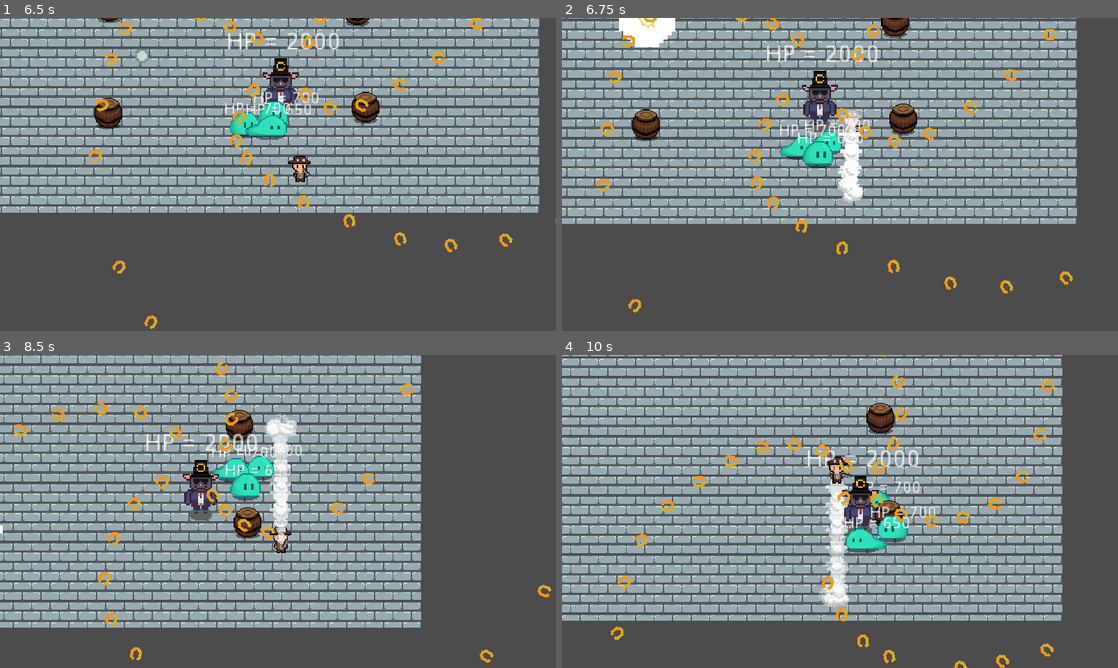
Above: before the commit, frames 1-4 (two rows, left to right).
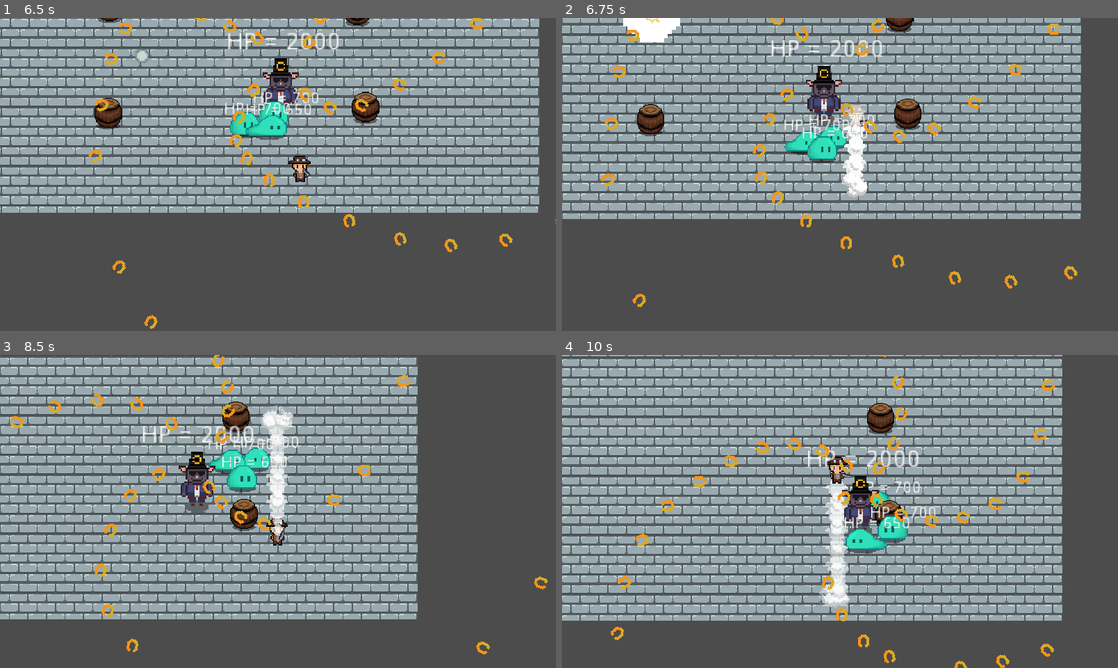
Above: after the commit, the same moments.

Repository: WAIWAI-PARTY/Life-after-people
Game: Godot game, scene res://World.tscn
Two runs of this game, one before a commit and one after it. Both use one fixed random seed, a clock stepped at 60 frames per second and the inputs below.
Inputs (mouse positions are in pixels of both pictures, inside the frame that each line leads up to):
- Up to frame 1 (6.5 s): move the mouse to (400, 158) at 0.52 s; hold D (ui_right) 0.53-1.28 s; tap Space (dash) every 1.5 s from 0.6 to 5.1 s; move the mouse to (166, 190) at 1.27 s; hold S (ui_down) 1.28-2.03 s; click (166, 190) at 1.35 s; move the mouse to (333, 105) at 2.02 s; hold D (ui_right) 2.03-2.78 s; move the mouse to (250, 237) at 2.77 s; hold W (ui_up) 2.78-3.53 s; click (250, 237) at 2.85 s; move the mouse to (444, 221) at 3.52 s; hold A (ui_left) 3.53-5.03 s; move the mouse to (111, 127) at 4.27 s; click (111, 127) at 4.35 s; move the mouse to (305, 174) at 5.02 s; hold S (ui_down) 5.03-5.78 s; move the mouse to (194, 96) at 5.77 s; hold D (ui_right) from 5.78 s (still down); click (194, 96) at 5.85 s
- Up to frame 2 (6.75 s): move the mouse to (962, 158) at 6.52 s; release D (ui_right) at 6.53 s; hold W (ui_up) from 6.53 s (still down); tap Space (dash) at 6.6 s
- Up to frame 3 (8.5 s): move the mouse to (166, 527) at 7.27 s; release W (ui_up) at 7.28 s; hold D (ui_right) 7.28-8.03 s; click (166, 527) at 7.35 s; move the mouse to (333, 442) at 8.02 s; hold S (ui_down) from 8.03 s (still down); tap Space (dash) at 8.1 s
- Up to frame 4 (10 s): move the mouse to (812, 574) at 8.77 s; release S (ui_down) at 8.78 s; hold A (ui_left) 8.78-9.53 s; click (812, 574) at 8.85 s; move the mouse to (1006, 558) at 9.52 s; hold W (ui_up) from 9.53 s (still down); tap Space (dash) at 9.6 s

Frame 1 is identical in both runs. In frame 2, 41% of the frame differs, in the area x 0-94%, y 0-95%; in frame 3, 32%; in frame 4, 7.0%.

Commit message:
camera shaking effect by  stealing

Diff:
--- /dev/null
+++ b/Camera2D.gd
@@ -0,0 +1,55 @@
+extends Camera2D
+
+var _duration = 0.0
+var _period_in_ms = 0.0
+var _amplitude = 0.0
+var _timer = 0.0
+var _last_shook_timer = 0
+var _previous_x = 0.0
+var _previous_y = 0.0
+var _last_offset = Vector2(0, 0)
+
+func _ready():
+	set_process(true)
+
+# Shake with decreasing intensity while there's time remaining.
+func _process(delta):
+	# Only shake when there's shake time remaining.
+	if _timer == 0:
+		return
+	# Only shake on certain frames.
+	_last_shook_timer = _last_shook_timer + delta
+	# Be mathematically correct in the face of lag; usually only happens once.
+	while _last_shook_timer >= _period_in_ms:
+		_last_shook_timer = _last_shook_timer - _period_in_ms
+		# Lerp between [amplitude] and 0.0 intensity based on remaining shake time.
+		var intensity = _amplitude * (1 - ((_duration - _timer) / _duration))
+		# Noise calculation logic from http://jonny.morrill.me/blog/view/14
+		var new_x = rand_range(-1.0, 1.0)
+		var x_component = intensity * (_previous_x + (delta * (new_x - _previous_x)))
+		var new_y = rand_range(-1.0, 1.0)
+		var y_component = intensity * (_previous_y + (delta * (new_y - _previous_y)))
+		_previous_x = new_x
+		_previous_y = new_y
+		# Track how much we've moved the offset, as opposed to other effects.
+		var new_offset = Vector2(x_component, y_component)
+		set_offset(get_offset() - _last_offset + new_offset)
+		_last_offset = new_offset
+	# Reset the offset when we're done shaking.
+	_timer = _timer - delta
+	if _timer <= 0:
+		_timer = 0
+		set_offset(get_offset() - _last_offset)
+
+# Kick off a new screenshake effect.
+func shake(duration = 0.2, frequency = 15, amplitude = 8):
+	# Initialize variables.
+	_duration = duration
+	_timer = duration
+	_period_in_ms = 1.0 / frequency
+	_amplitude = amplitude
+	_previous_x = rand_range(-1.0, 1.0)
+	_previous_y = rand_range(-1.0, 1.0)
+	# Reset previous offset, if any.
+	set_offset(get_offset() - _last_offset)
+	_last_offset = Vector2(0, 0)
--- a/World.tscn
+++ b/World.tscn
@@ -6,6 +6,7 @@
 [ext_resource path="res://Enemy/Slime.tscn" type="PackedScene" id=4]
 [ext_resource path="res://World/Barrel.tscn" type="PackedScene" id=5]
 [ext_resource path="res://Enemy/MrC.tscn" type="PackedScene" id=6]
+[ext_resource path="res://Camera2D.gd" type="Script" id=7]
 [ext_resource path="res://UI/HealthUI.tscn" type="PackedScene" id=8]
 
 [node name="World" type="Node"]
@@ -21,6 +22,7 @@
 position = Vector2( 134, 103 )
 current = true
 smoothing_enabled = true
+script = ExtResource( 7 )
 
 [node name="YSort" type="YSort" parent="."]
 
--- a/World/Barrel.gd
+++ b/World/Barrel.gd
@@ -1,10 +1,13 @@
 extends KinematicBody2D
+
 
 onready var anim = $AnimationPlayer
 onready var sprite = $Sprite
 
 func _on_hurtbox_area_entered(_area):
+	var shakeEffect = get_node("/root/World/Camera2D")
 	sprite.scale = Vector2(2.5,2.5)
 	anim.play("anim")
+	shakeEffect.shake(0.5, 30, 10)
 func explosion_finished():
 	queue_free()
Not shown: 1 places in World.tscn that only renumber resources
